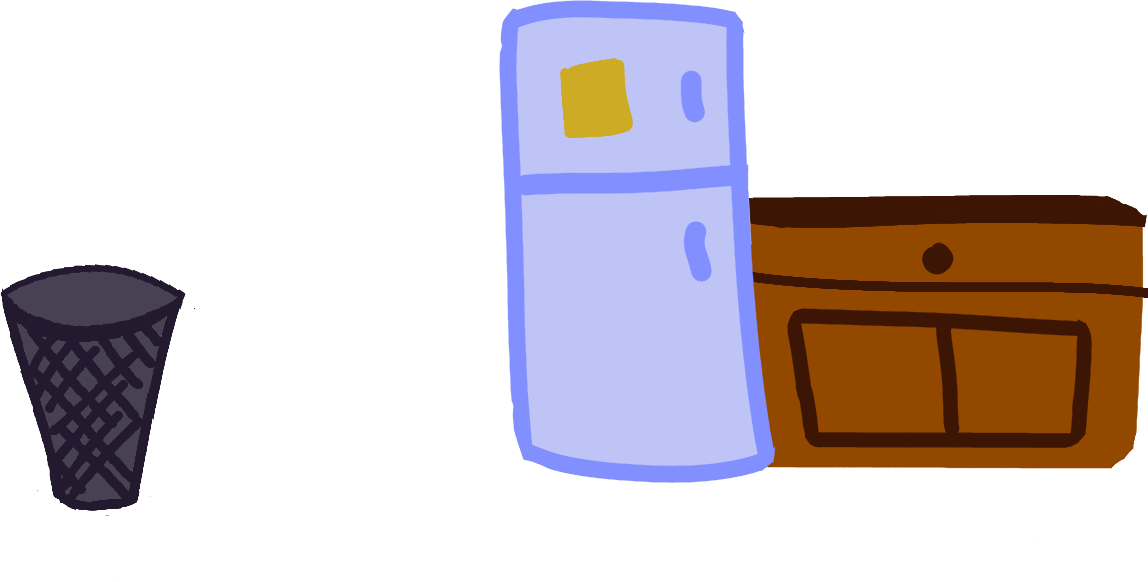
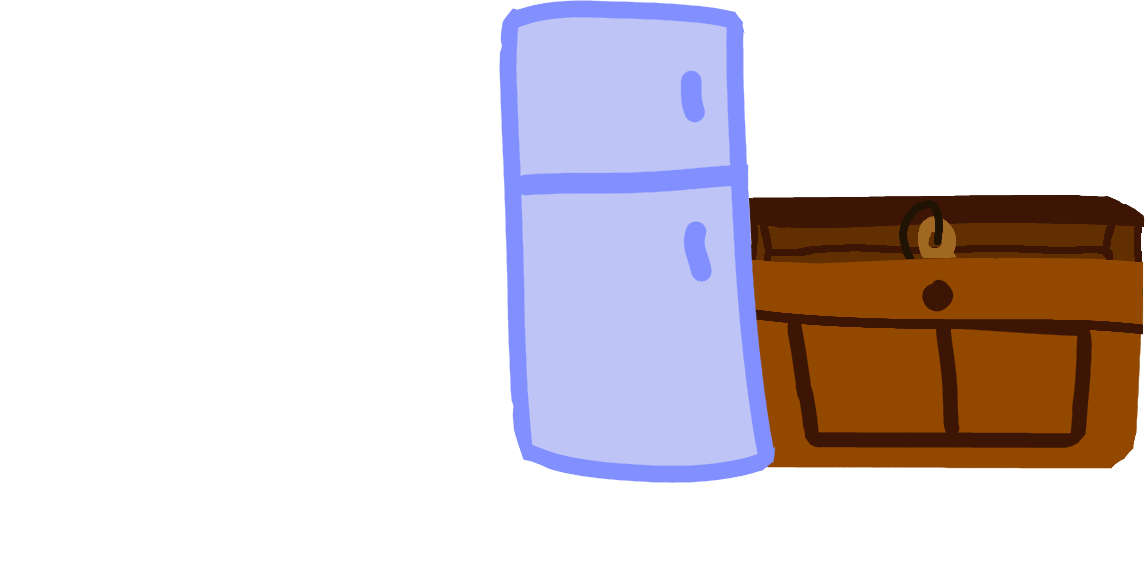
Revision of a layered 1148 × 582 image; what changed, layer by layer:
painted on "doodles #9" over [560, 58, 633, 138]
hid "doodles #15" over [0, 264, 196, 582]
added layer "key.png" above "Counter Top" over [899, 200, 957, 275]
renamed "doodles #11" to "Counter Top", painted on it over [750, 195, 1147, 228]
added layer "Drawer Open 1" above "Drawer Open 2" over [750, 216, 1144, 574]
added layer "Drawer Open 2" above "doodles #17" over [751, 242, 1144, 335]
added layer "doodles #17" above "doodles #13" over [750, 220, 1144, 335]
painted on "doodles #13" over [752, 260, 1148, 335]
removed layer "doodles #12" over [750, 195, 1144, 335]
